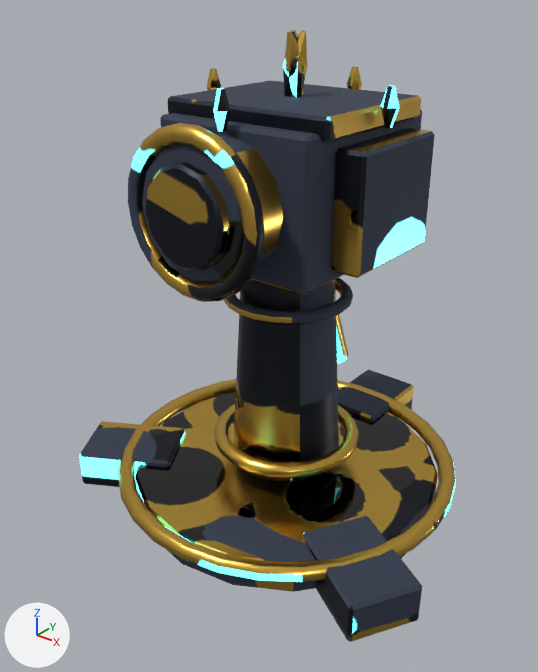
The glTF model Assets/Models/Enemies/HexTurret/glTF/HexTurret.gltf as it was, and as the next commit left it.
Rendered twice from a camera (50 mm lens) standing at (1.277, -1.69, 1.601) and looking at (-0.034, -0.051, 0.585). Every picture has the same lights, and +X, +Y and +Z are marked at lower left. The first picture is the older version. Vertices at exactly the same position are counted once.

In view in the first picture: 'HexTurret'.
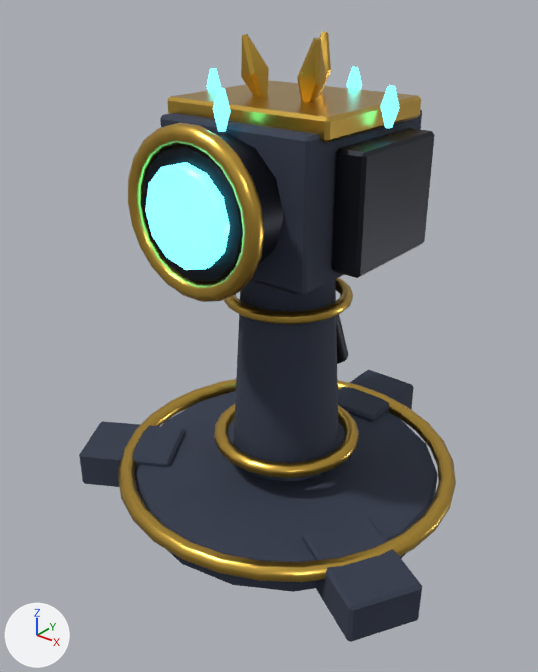
Where the change shows, as pixel boxes (x1, y1, x2, y2) in the pictures (538 x 672 px; the box of a moved part takes in the faces that stretch with it):
'HexTurret', reshaped, surface changed
    before: (79, 30, 456, 642)
    after: (79, 32, 456, 642)
part 1 of me_hexturret, moved or reshaped
    before: (285, 31, 307, 96)
    after: (319, 32, 331, 93)
part 2 of me_hexturret, moved or reshaped
    before: (283, 30, 307, 98)
    after: (241, 34, 326, 102)
part 3 of me_hexturret, surface changed
    both: (79, 55, 456, 642)

The change, as a list of edits to the scene's bpy script:
```text
Change me_hexturret:
    used by ob_hexturret; location = (0.0, 0.0, 0.0)
    remove me_hexturret.from_pydata(...)  # 2076 vertices, 4056 faces; spans x -0.657..0.657, y -0.563..0.7, z 0.0..1.467
    add me_hexturret.from_pydata(...)  # 2076 vertices, 4056 faces; spans x -0.657..0.657, y -0.563..0.7, z 0.0..1.457
    me_hexturret part 1: the loose piece of 16 vertices spanning x -0.033..0.033, y -0.012..0.052, z 1.293..1.467 is multiplied about its middle by the matrix ((0.0, -1.096, -0.273), (1.086, -0.075, 0.302), (-0.311, -0.263, 1.054)), then moved by (0.0, 0.11, -0.02)
    me_hexturret part 2: 32 of 2076 vertices moved; they spanned x -0.031..0.031, y -0.012..0.052, z 1.293..1.467 and now span x -0.131..0.131, y -0.071..0.001, z 1.263..1.457; mean shift (0.0, -0.055, -0.02); largest move (0.021, 0.039, 1.464) -> (-0.128, -0.046, 1.454)
    me_hexturret part 3: texture (UV) coordinates of 3752 of 4056 faces, centred in x -0.656..0.656, y -0.563..0.7, z 0.0..1.466, changed; they spanned u 0.0..1.0, v 0.0..0.99 and now span u 0.0..0.99, v 0.0..1.0
```
